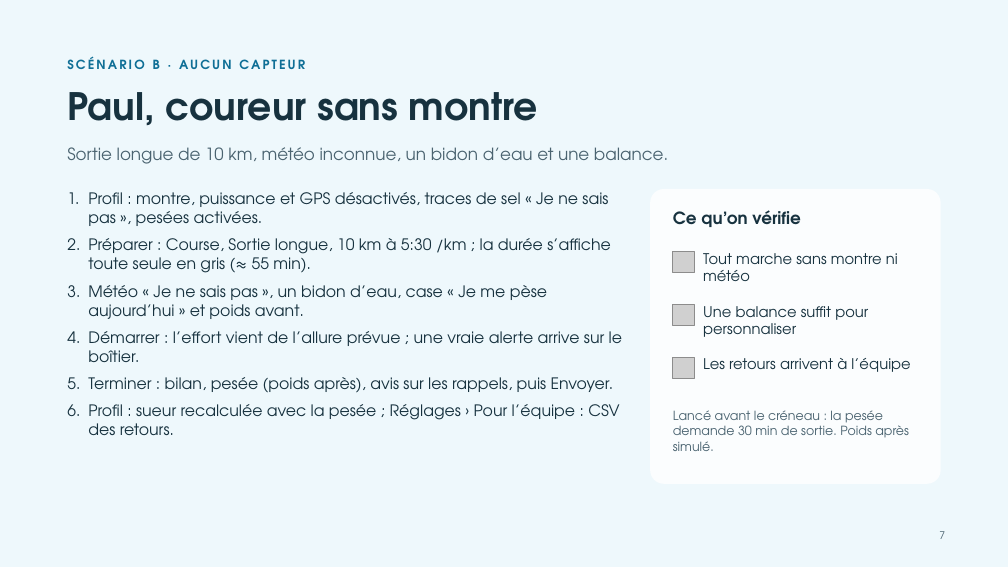
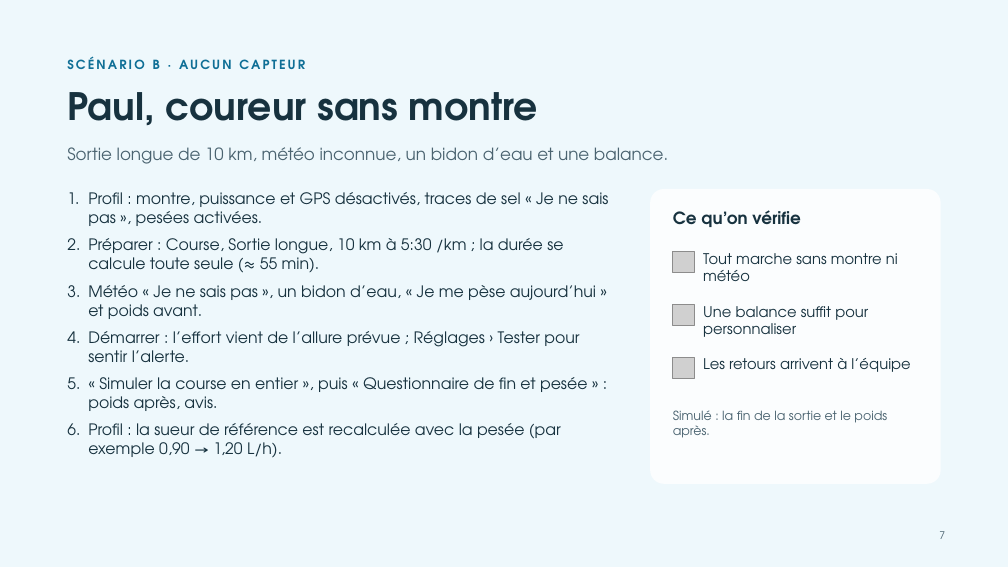
Before and after one commit to martinbaumg/hydroperf, a slide deck: slide 7 of docs/hydroperf_demo_finale.pptx. Drawn at 1008x567 pixels with LibreOffice and Linux fonts; fonts in the diff are those of the drawing; grey boxes stand for pictures. Boxes give left, top, right and bottom in pixels: in the first picture for what was removed or moved away, otherwise in the second. Text is boxed around its words. In the diff, an @@ line names an element or a change of style, - is before the commit and + after.

Commit message:
questionnaire et pesee apres la simulation + slides de la demo mises a jour

```diff
--- a/docs/hydroperf_demo_finale.pptx
+++ b/docs/hydroperf_demo_finale.pptx
@@ text at (88,238,596,458): text changed @@
-2. Préparer : Course, Sortie longue, 10 km à 5:30 /km ; la durée s’affiche toute seule en gris (≈ 55 min).
-3. Météo « Je ne sais pas », un bidon d’eau, case « Je me pèse aujourd’hui » et poids avant.
-4. Démarrer : l’effort vient de l’allure prévue ; une vraie alerte arrive sur le boîtier.
-5. Terminer : bilan, pesée (poids après), avis sur les rappels, puis Envoyer.
-6. Profil : sueur recalculée avec la pesée ; Réglages › Pour l’équipe : CSV des retours.
+2. Préparer : Course, Sortie longue, 10 km à 5:30 /km ; la durée se calcule toute seule (≈ 55 min).
+3. Météo « Je ne sais pas », un bidon d’eau, « Je me pèse aujourd’hui » et poids avant.
+4. Démarrer : l’effort vient de l’allure prévue ; Réglages › Tester pour sentir l’alerte.
+5. « Simuler la course en entier », puis « Questionnaire de fin et pesée » : poids après, avis.
+6. Profil : la sueur de référence est recalculée avec la pesée (par exemple 0,90 → 1,20 L/h).
@@ text at (673,410,887,438): text changed @@
-Lancé avant le créneau : la pesée demande 30 min de sortie. Poids après simulé.
+Simulé : la fin de la sortie et le poids après.
```
Also in this commit, not shown: 3 other slides changed, 1 other file.
